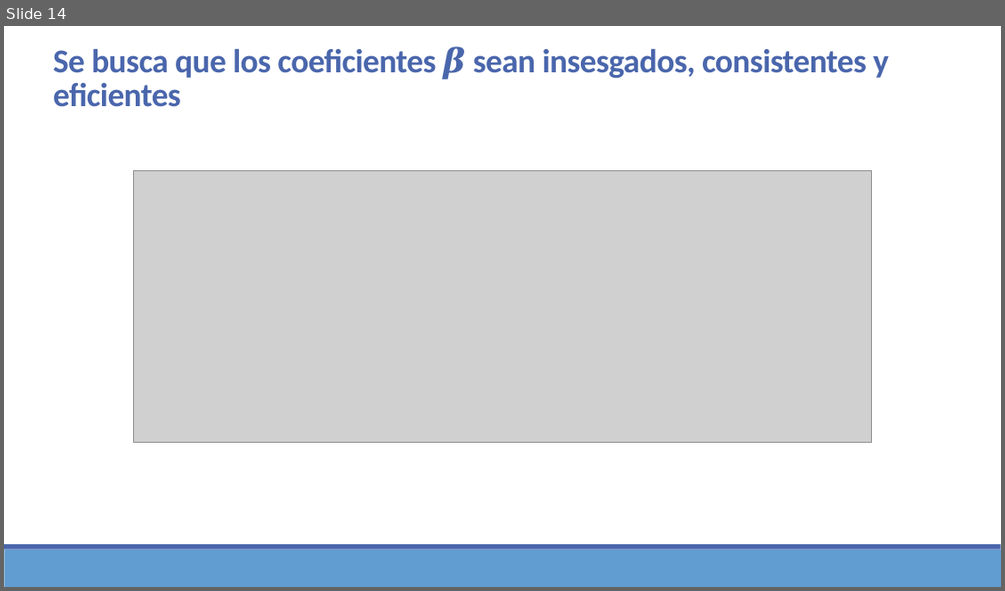
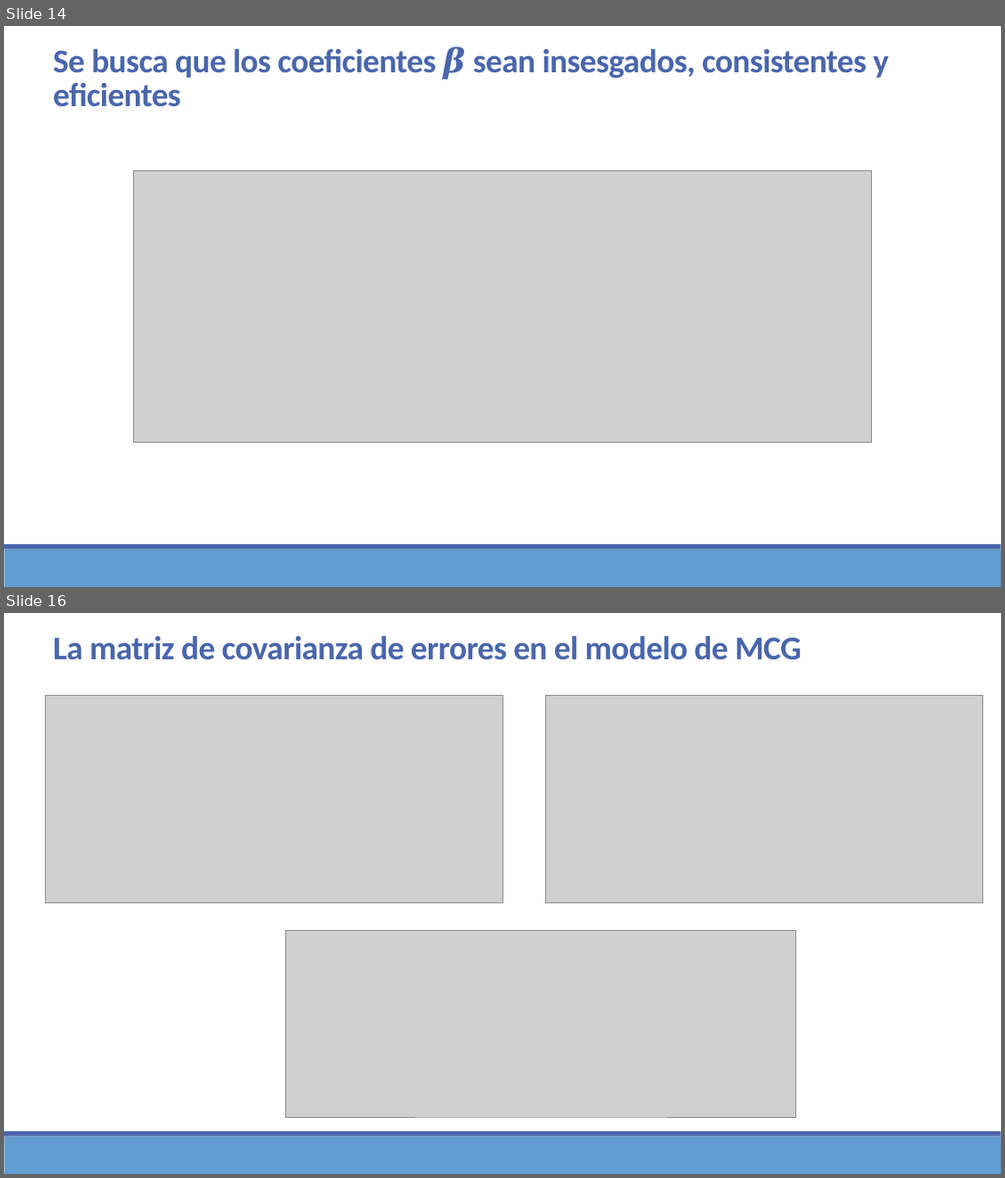
Before and after one commit to Sergio-Ibarra-1795/MIS_Regresion_GitHub, a slide deck: Mod_Lineales_Examen_a_casa_v1_1.pptx. Shown one above the other, each under a label of ours: slide 14 before the commit, slides 14 and 16 after it; the slides between them are not shown. The pictures are 1005x591 and 1005x1178 pixels, drawn with LibreOffice and Linux fonts; fonts in the diff are those of the drawing; grey boxes stand for pictures. Boxes give left, top, right and bottom in pixels: in the first picture for what was removed or moved away, otherwise in the second. Text is boxed around its words. In the diff, an @@ line names an element or a change of style, - is before the commit and + after.

```diff
--- a/Mod_Lineales_Examen_a_casa_v1_1.pptx
+++ b/Mod_Lineales_Examen_a_casa_v1_1.pptx
@@ slide 16 added at box(4, 613, 1001, 1174), background #FFFFFF; not listed: 2 template elements that a slide beside it also shows @@
@@ text added at box(53, 636, 801, 660), 32 pt, text #4A66AC, bold @@
+La matriz de covarianza de errores en el modelo de MCG
@@ picture added at box(46, 695, 502, 902) @@
@@ picture added at box(546, 695, 983, 902) @@
@@ picture added at box(286, 930, 796, 1117) @@
```
Also in this commit, not shown: 5 slides changed, 2 other slides added, 2 other files.
